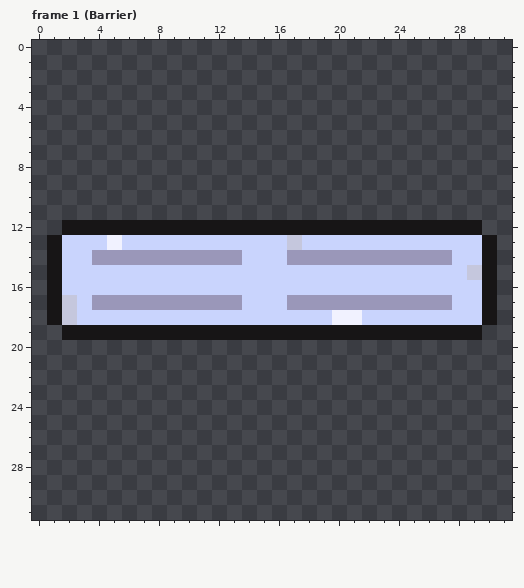
Pixel-art file -- assets/tiles/tile.aseprite. The picture above was drawn from the file before the commit.
32x32 pixels, 8 frames. Shown: frame 1 (Barrier).
After the commit:
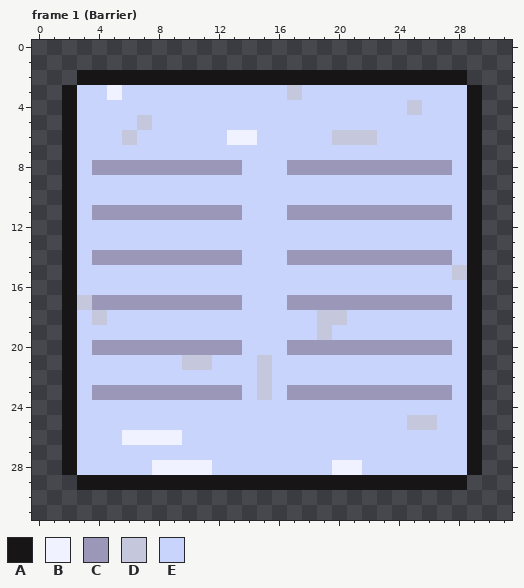
Palette (. is transparent): A #171516  B #f1f2ff  C #9a97b9  D #c5c7dd  E #c9d4fd
Commit message: fixed objects Barrier
The exact change:
--- frame 1 (Barrier)
@@ x 0..31 @@
  1 ................................
- 2 ................................
- 3 ................................
- 4 ................................
- 5 ................................
- 6 ................................
- 7 ................................
- 8 ................................
- 9 ................................
-10 ................................
-11 ................................
-12 ..AAAAAAAAAAAAAAAAAAAAAAAAAAAA..
-13 .AEEEBEEEEEEEEEEEDEEEEEEEEEEEEA.
-14 .AEECCCCCCCCCCEEECCCCCCCCCCCEEA.
-15 .AEEEEEEEEEEEEEEEEEEEEEEEEEEEDA.
-16 .AEEEEEEEEEEEEEEEEEEEEEEEEEEEEA.
-17 .ADECCCCCCCCCCEEECCCCCCCCCCCEEA.
-18 .ADEEEEEEEEEEEEEEEEEBBEEEEEEEEA.
-19 ..AAAAAAAAAAAAAAAAAAAAAAAAAAAA..
-20 ................................
-21 ................................
-22 ................................
-23 ................................
-24 ................................
-25 ................................
-26 ................................
-27 ................................
-28 ................................
-29 ................................
+ 2 ...AAAAAAAAAAAAAAAAAAAAAAAAAA...
+ 3 ..AEEBEEEEEEEEEEEDEEEEEEEEEEEA..
+ 4 ..AEEEEEEEEEEEEEEEEEEEEEEDEEEA..
+ 5 ..AEEEEDEEEEEEEEEEEEEEEEEEEEEA..
+ 6 ..AEEEDEEEEEEBBEEEEEDDDEEEEEEA..
+ 7 ..AEEEEEEEEEEEEEEEEEEEEEEEEEEA..
+ 8 ..AECCCCCCCCCCEEECCCCCCCCCCCEA..
+ 9 ..AEEEEEEEEEEEEEEEEEEEEEEEEEEA..
+10 ..AEEEEEEEEEEEEEEEEEEEEEEEEEEA..
+11 ..AECCCCCCCCCCEEECCCCCCCCCCCEA..
+12 ..AEEEEEEEEEEEEEEEEEEEEEEEEEEA..
+13 ..AEEEEEEEEEEEEEEEEEEEEEEEEEEA..
+14 ..AECCCCCCCCCCEEECCCCCCCCCCCEA..
+15 ..AEEEEEEEEEEEEEEEEEEEEEEEEEDA..
+16 ..AEEEEEEEEEEEEEEEEEEEEEEEEEEA..
+17 ..ADCCCCCCCCCCEEECCCCCCCCCCCEA..
+18 ..AEDEEEEEEEEEEEEEEDDEEEEEEEEA..
+19 ..AEEEEEEEEEEEEEEEEDEEEEEEEEEA..
+20 ..AECCCCCCCCCCEEECCCCCCCCCCCEA..
+21 ..AEEEEEEEDDEEEDEEEEEEEEEEEEEA..
+22 ..AEEEEEEEEEEEEDEEEEEEEEEEEEEA..
+23 ..AECCCCCCCCCCEDECCCCCCCCCCCEA..
+24 ..AEEEEEEEEEEEEEEEEEEEEEEEEEEA..
+25 ..AEEEEEEEEEEEEEEEEEEEEEEDDEEA..
+26 ..AEEEBBBBEEEEEEEEEEEEEEEEEEEA..
+27 ..AEEEEEEEEEEEEEEEEEEEEEEEEEEA..
+28 ..AEEEEEBBBBEEEEEEEEBBEEEEEEEA..
+29 ...AAAAAAAAAAAAAAAAAAAAAAAAAA...
 30 ................................
Changed places in both pictures, as pixel boxes (x1, y1, x2, y2):
changed: (47, 70, 497, 490)
